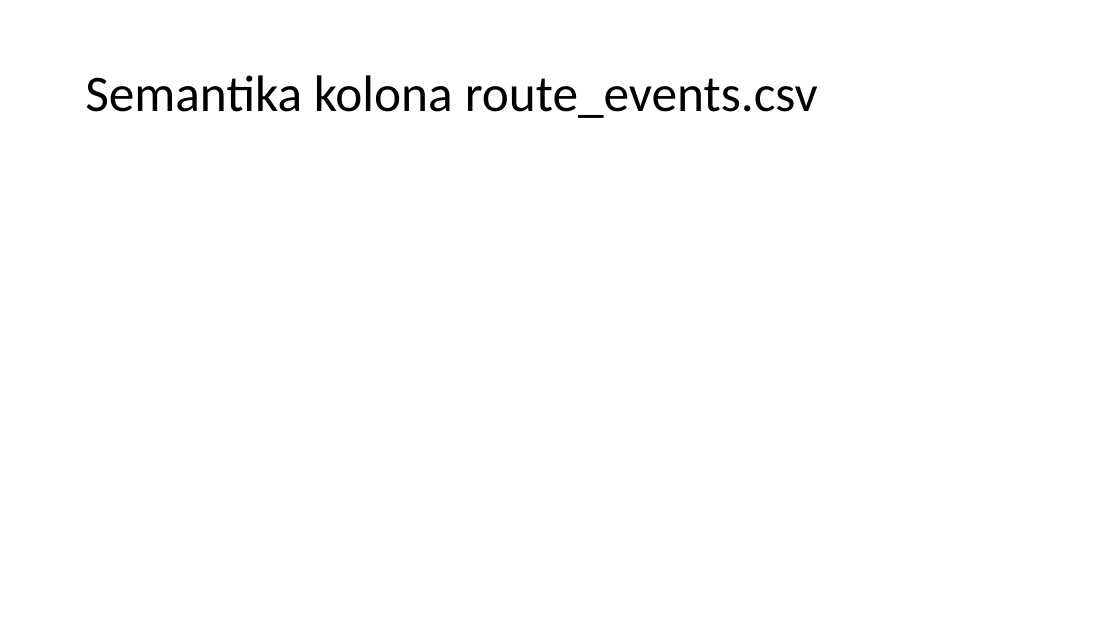
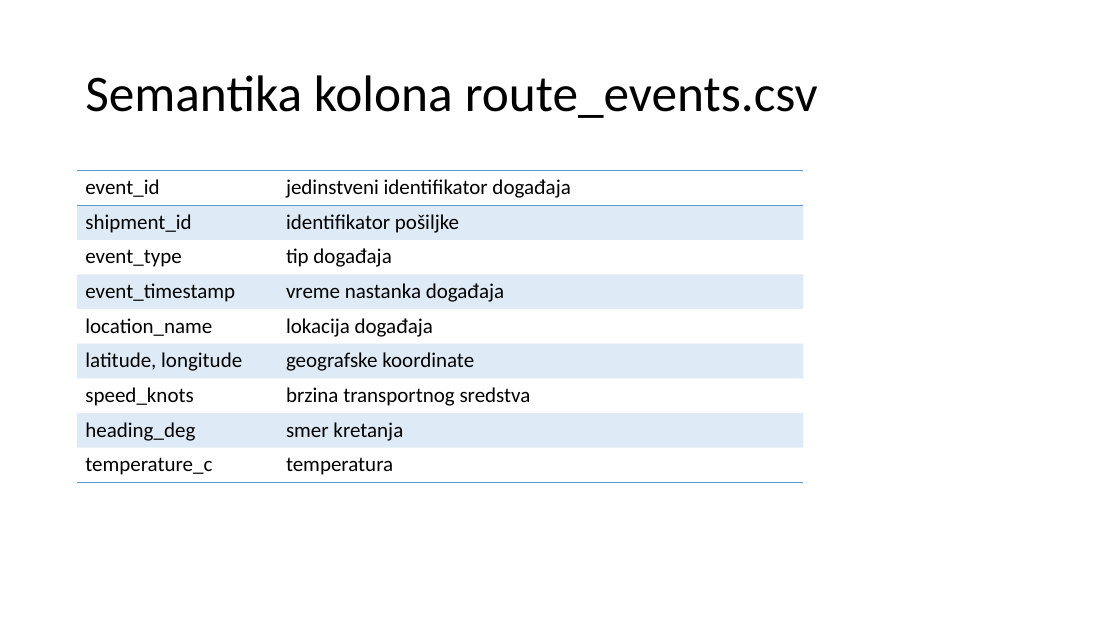
Before and after one commit to annaopi/sbp-projekat, a slide deck: slide 6 of Analiza pametne logistike globalnog uvoza (1).pptx. Drawn at 1120x630 pixels with LibreOffice and Linux fonts; fonts in the diff are those of the drawing. Boxes give left, top, right and bottom in pixels: in the first picture for what was removed or moved away, otherwise in the second. Text is boxed around its words. In the diff, an @@ line names an element or a change of style, - is before the commit and + after.

```diff
--- a/Analiza pametne logistike globalnog uvoza (1).pptx
+++ b/Analiza pametne logistike globalnog uvoza (1).pptx
@@ table added at [77,171,804,482], 9 rows, 2 columns @@
+event_id | jedinstveni identifikator događaja
+shipment_id | identifikator pošiljke
+event_type | tip događaja
+event_timestamp | vreme nastanka događaja
+location_name | lokacija događaja
+latitude, longitude | geografske koordinate
+speed_knots | brzina transportnog sredstva
+heading_deg | smer kretanja
+temperature_c | temperatura
```
Also in this commit, not shown: 2 slides added.
